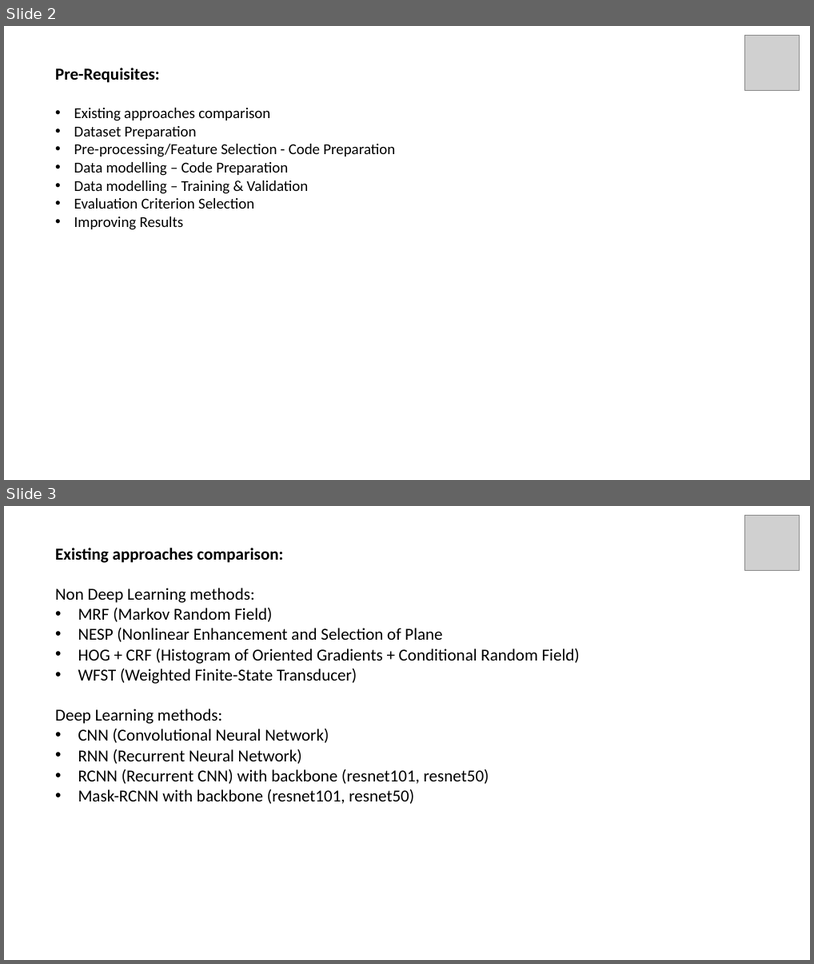
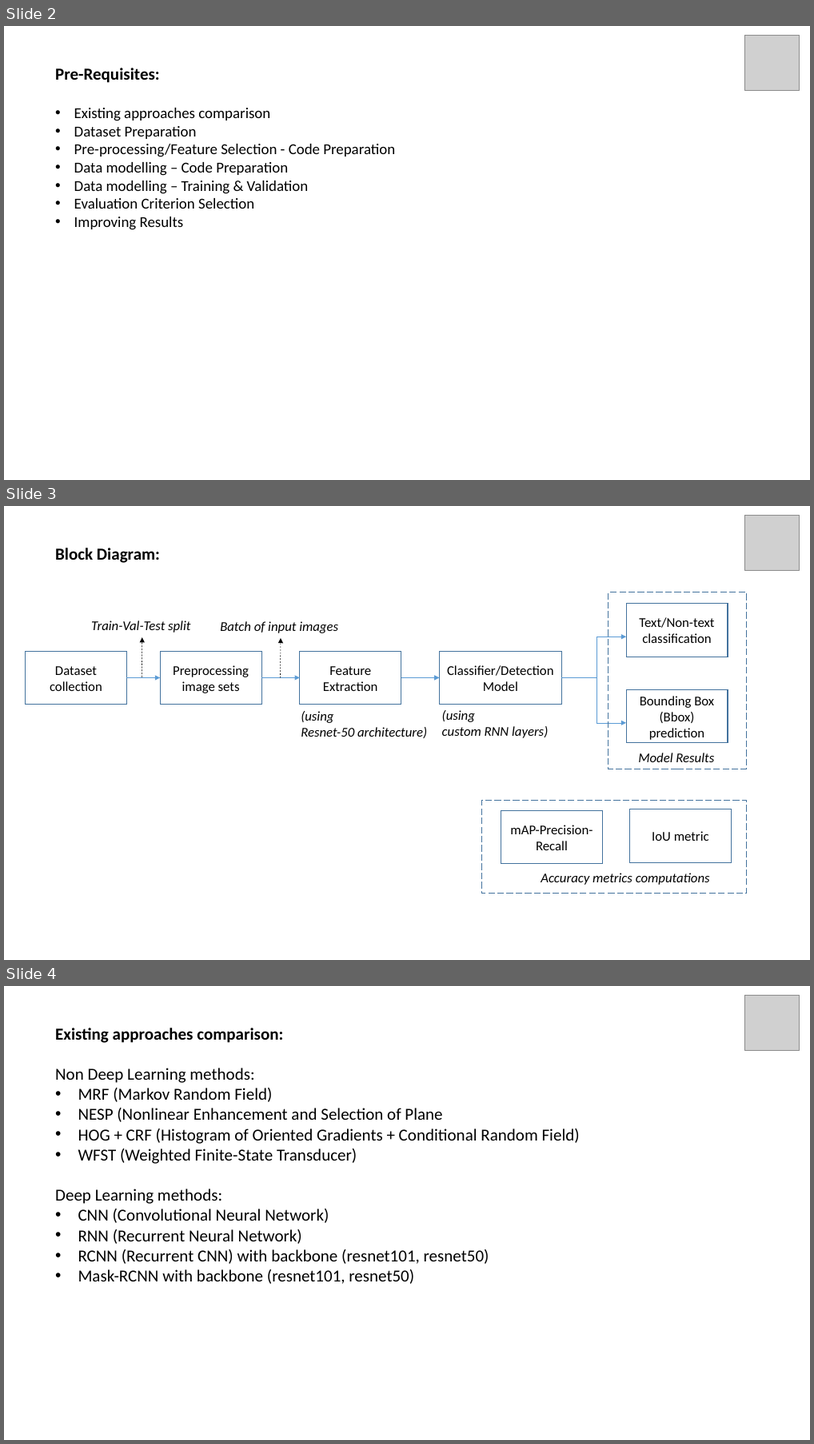
Before and after one commit to GustovalleyTechnovations/Text-Segmentation, a slide deck: Documents/Study/Project_Presentation.pptx. Shown one above the other, each under a label of ours: slides 2 and 3 before the commit, slides 2, 3 and 4 after it. The pictures are 814x964 and 814x1444 pixels, drawn with LibreOffice and Linux fonts; fonts in the diff are those of the drawing; grey boxes stand for pictures. Boxes give left, top, right and bottom in pixels: in the first picture for what was removed or moved away, otherwise in the second. Text is boxed around its words. In the diff, an @@ line names an element or a change of style, - is before the commit and + after.

Commit message:
Changes in code; project_ppt

```diff
--- a/Documents/Study/Project_Presentation.pptx
+++ b/Documents/Study/Project_Presentation.pptx
@@ slide 3 added at (4,506,810,960), background #FFFFFF @@
@@ picture added at (745,515,800,570) @@
@@ text added at (55,548,160,563), 20 pt, text #000000, bold @@
+Block Diagram:
@@ text added at (91,620,190,632), 16 pt, text #000000, italic @@
+Train-Val-Test split
@@ text added at (220,621,338,633), 16 pt, text #000000, italic @@
+Batch of input images
@@ arrow added from (142, 677) to (142, 637), #000000 0.5 pt dashed @@
@@ arrow added from (281, 678) to (281, 638), #000000 0.5 pt dashed @@
@@ rectangle added at (25,651,127,704), outline #43739E 1 pt, 16 pt, text #000000 @@
+Dataset collection
@@ rectangle added at (160,651,262,704), outline #43739E 1 pt, 16 pt, text #000000 @@
+Preprocessing image sets
@@ rectangle added at (300,651,402,704), outline #43739E 1 pt, 16 pt, text #000000 @@
+Feature Extraction
@@ rectangle added at (439,651,562,704), outline #43739E 1 pt, 16 pt, text #000000 @@
+Classifier/Detection Model
@@ arrow added from (127, 678) to (160, 678), #5B9BD5 0.5 pt @@
@@ arrow added from (262, 678) to (300, 678), #5B9BD5 0.5 pt @@
@@ arrow added from (402, 678) to (439, 678), #5B9BD5 0.5 pt @@
@@ group added at (562,636,626,723): 2 arrows, 2 lines @@
@@ text added at (301,711,427,738), 16 pt, text #000000, italic @@
+(using
+Resnet-50 architecture)
@@ text added at (442,710,548,738), 16 pt, text #000000, italic @@
+(using
+custom RNN layers)
@@ group added at (609,592,747,769): 3 rectangles, 1 text @@
+Text/Non-text classification
+Bounding Box (Bbox)
+prediction
+Model Results
@@ group added at (482,800,747,893): 3 rectangles, 1 text @@
+mAP-Precision-Recall
+IoU metric
+Accuracy metrics computations
@@ what was slide 3 is now slide 4 @@
```
